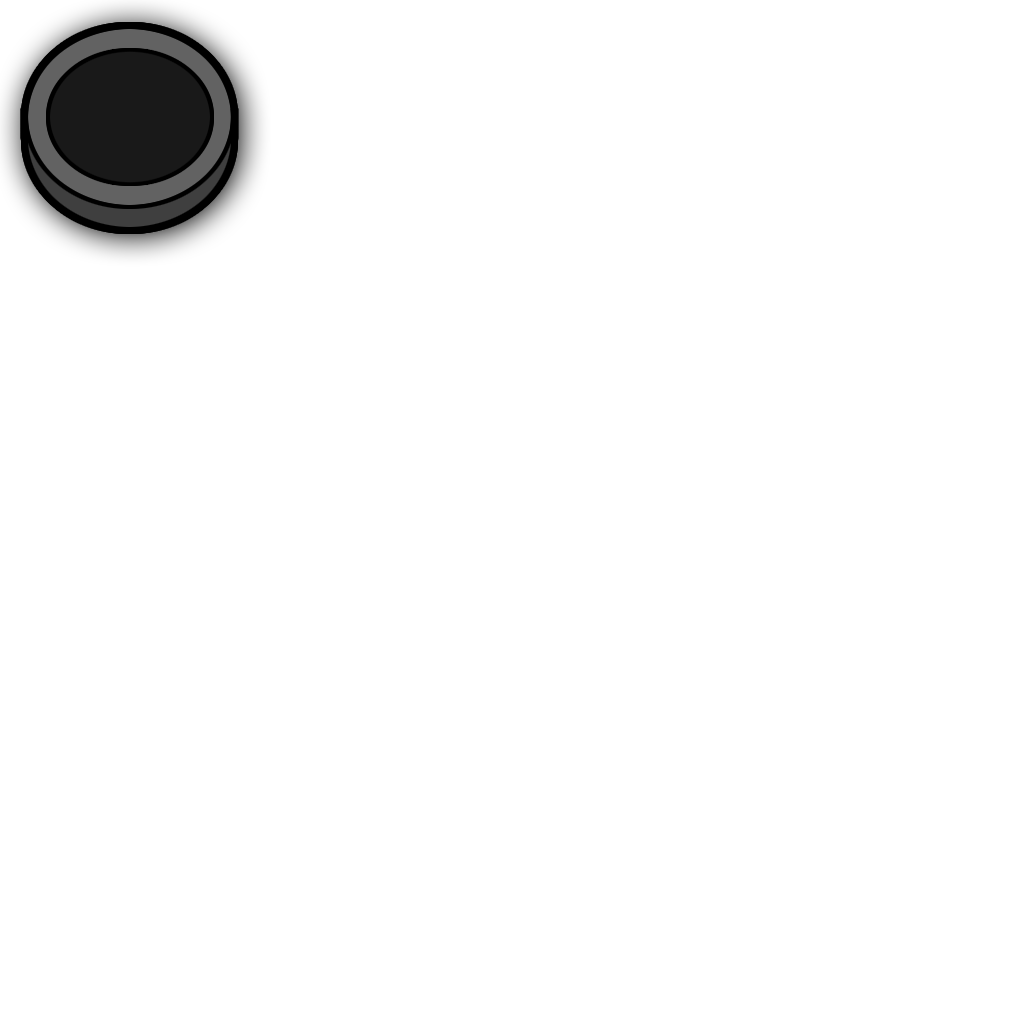
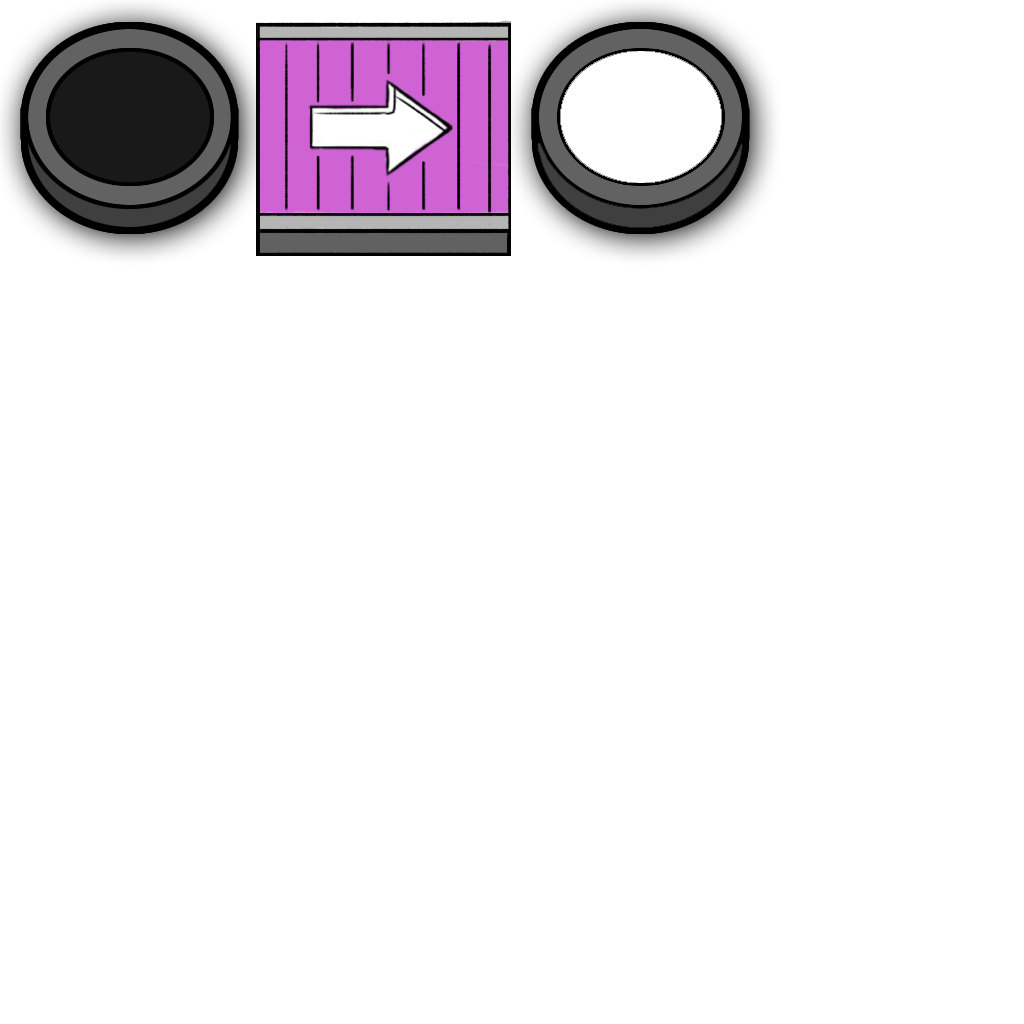
Two versions of the same layered image (1024x1024). Layer-by-layer changes:
added layer "Layer 1" above "Layer 2 copy 3" over [256, 20, 511, 256]
added layer "Layer 2 copy 3" (1st of 2) above "Layer 2 copy 3" over [534, 25, 747, 231]
